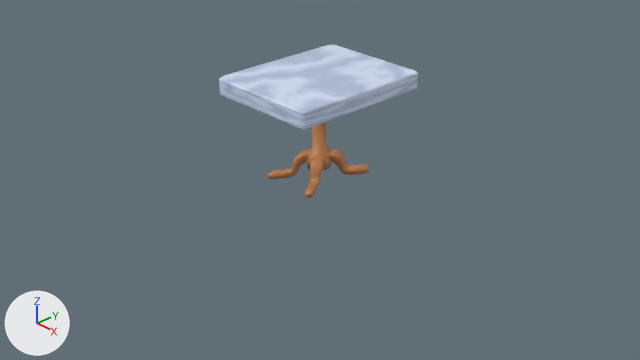
The Blender file maps/New styles/Dimensional/Andrea/Marble Table (square) UV.blend: old version first, new version second.
Camera for both pictures: the file's camera 'Camera'. Lighting does not change. The marker at lower left points along +X, +Y and +Z.

In view in the first picture: 'Cylinder.005', 'Table (Small).004'.
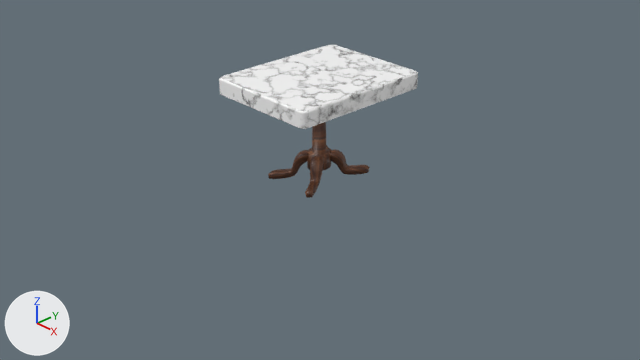
Where the newer file only moved an object's origin or applied its transform, the numbers keep the older frame.

Where the change shows, as pixel boxes (x1, y1, x2, y2) in the pictures (640 x 360 px):
'Table (Small).004', surface changed: (219, 45, 418, 129) in both
'Cylinder.005', surface changed: (268, 122, 370, 198) in both
part 1 of me_cylinder_019, cut back: (307, 122, 331, 170) in both
part 2 of me_cylinder_019, surface changed: (268, 145, 370, 198) in both

What changed in the scene script:
```text
Add img_marble_table__square__texture_png:
    img_marble_table__square__texture_png = load_image('Marble Table (square) Texture.png', 'Marble Table (square) Texture.png', 1024, 1024, 'sRGB')
Change mat_medium_wood_003:
    remove mat_medium_wood_003.base_color = (0.552, 0.223, 0.0762)  # orange #c4824e
    add mat_medium_wood_003.texture = img_marble_table__square__texture_png
Change mat_marble:
    remove # nodes: BsdfPrincipled, HueSaturation, Mix, OutputMaterial, TexWave
    remove # colours: blue #cbdbfc
    nodes: BsdfPrincipled, OutputMaterial, TexImage
    uses the picture img_marble_table__square__texture_png
Change me_cylinder_019:
    used by ob_cylinder_005; location = (0.0, 0.0, 0.605); scale = (0.759, 0.759, 0.759)
    remove me_cylinder_019.from_pydata(...)  # 740 vertices, 661 faces; spans x -0.53..0.53, y -0.74..0.74, z -0.8..0.8
    add me_cylinder_019.from_pydata(...)  # 644 vertices, 581 faces; spans x -0.53..0.53, y -0.74..0.74, z -0.8..0.8
    me_cylinder_019 part 1
    96 vertices are removed from x -0.18..0.18, y -0.22..0.21, z -0.62..0.8
    161 faces are deleted
    81 new faces join them
    me_cylinder_019 part 2: 500 kept faces spanning x -0.53..0.53, y -0.74..0.74, z -0.8..-0.36 get new texture (UV) coordinates
Change me_plane_014:
    where me_plane_014.from_pydata(...)  # 77 vertices, 73 faces; spans x -0.8..0.8, y -1.0..1.0, z -0.11..0.11
    used by ob_table__small__004; location = (0.0, 0.0, 1.246); scale = (0.957, 0.957, 0.957)
    me_plane_014 part 3: texture (UV) coordinates of 73 of 73 faces, centred in x -0.8..0.8, y -1.0..1.0, z -0.1..0.11, changed; they spanned u 0.0..1.0, v 0.0..1.0 and now span u 0.01..0.98, v 0.01..0.73
```
